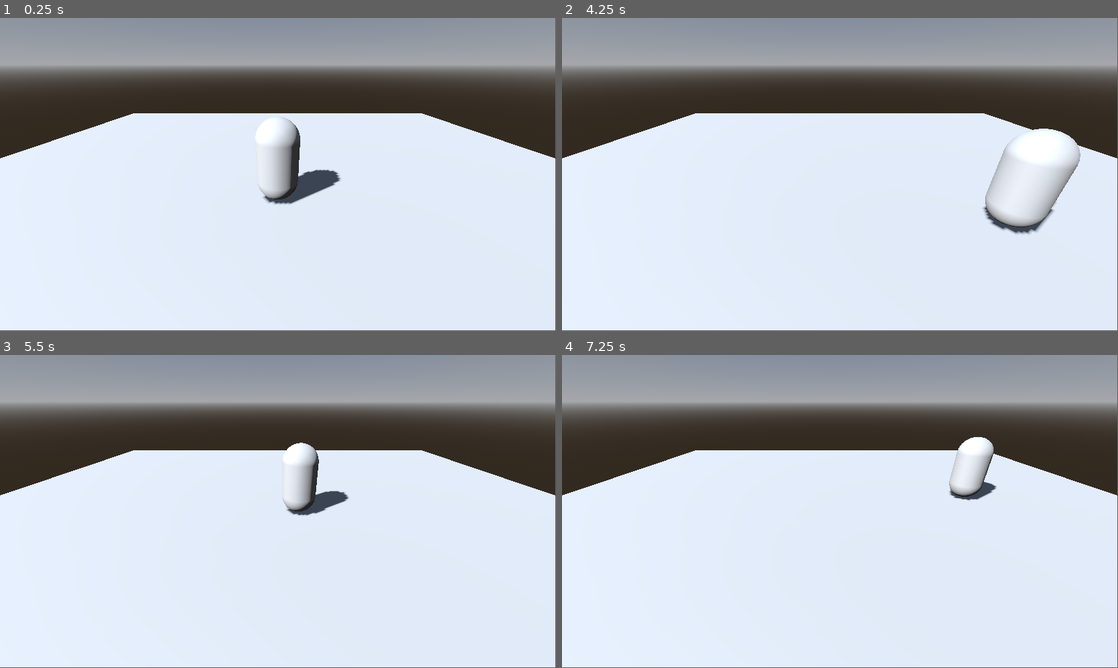
Above: before the commit, frames 1-4 (two rows, left to right).
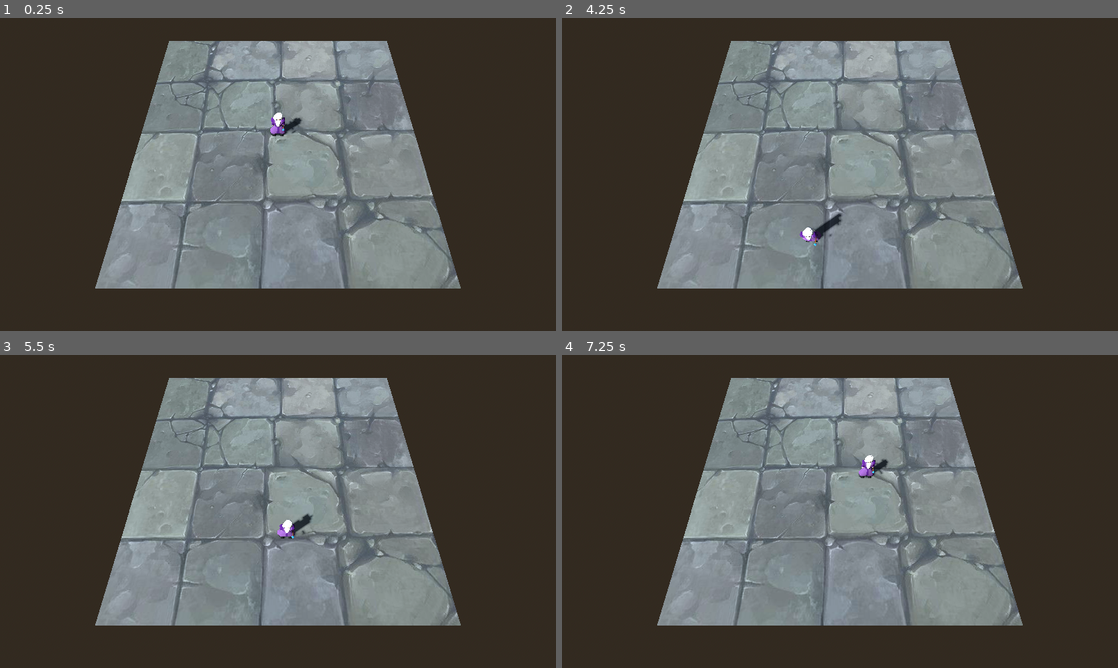
Above: after the commit, the same moments.

Repository: GuilhermeSilvestre/godot-dolera
Game: Godot game, scene res://level.tscn
The game is run twice, just before and just after one commit, with the same random seed, the same clock (stepped at 60 frames per second) and the same inputs.
Inputs (mouse positions are in pixels of both pictures, inside the frame that each line leads up to):
- Up to frame 1 (0.25 s): no input
- Up to frame 2 (4.25 s): tap Enter at 0.5 s; move the mouse to (962, 158) at 0.52 s; right-click (962, 158) at 0.6 s; move the mouse to (728, 190) at 1.27 s; right-click (728, 190) at 1.35 s; move the mouse to (895, 105) at 2.02 s; right-click (895, 105) at 2.1 s; move the mouse to (812, 237) at 2.77 s; right-click (812, 237) at 2.85 s; move the mouse to (1006, 221) at 3.52 s; right-click (1006, 221) at 3.6 s
- Up to frame 3 (5.5 s): move the mouse to (111, 464) at 4.27 s; right-click (111, 464) at 4.35 s; move the mouse to (305, 511) at 5.02 s; right-click (305, 511) at 5.1 s
- Up to frame 4 (7.25 s): move the mouse to (756, 433) at 5.77 s; right-click (756, 433) at 5.85 s; move the mouse to (962, 495) at 6.52 s; right-click (962, 495) at 6.6 s
The window is 799x449 before the commit and 800x450 after it. Grey fills any space a smaller window leaves; there, only what the larger window draws over its background counts as a difference.

The runs differ from the first frame. In frame 1, 88% of the frame differs, in the area x 0-100%, y 0-100%; in frame 2, 89%; in frame 3, 88%; in frame 4, 89%.

Commit message:
Add warlock and floor skins

Diff:
--- a/level.tscn
+++ b/level.tscn
@@ -1,7 +1,9 @@
-[gd_scene load_steps=11 format=3 uid="uid://bxg0ji4jcia63"]
+[gd_scene load_steps=13 format=3 uid="uid://bxg0ji4jcia63"]
 
 [ext_resource type="Script" uid="uid://dbrkaqpw5847g" path="res://camera_3d.gd" id="1_u52ul"]
 [ext_resource type="Script" uid="uid://b7bjo05xakuo6" path="res://character_body_3d.gd" id="2_vonw3"]
+[ext_resource type="PackedScene" uid="uid://bnokrnkf6wqrg" path="res://warlock1.glb" id="3_oi3di"]
+[ext_resource type="PackedScene" uid="uid://c1bqiph38gfd1" path="res://arenafloor.glb" id="4_0b4ue"]
 
 [sub_resource type="ProceduralSkyMaterial" id="ProceduralSkyMaterial_5xgho"]
 
@@ -37,7 +39,7 @@
 shadow_enabled = true
 
 [node name="Camera3D" type="Camera3D" parent="." node_paths=PackedStringArray("character")]
-transform = Transform3D(1, 0, 0, 0, 0.88062626, 0.47381157, 0, -0.47381157, 0.88062626, 0, 2.9738054, 4.337372)
+transform = Transform3D(1, 0, 0, 0, 0.38044098, 0.9248052, 0, -0.9248052, 0.38044098, 0, 12.627072, 8.435937)
 script = ExtResource("1_u52ul")
 character = NodePath("../CharacterBody3D")
 
@@ -48,17 +50,25 @@
 script = ExtResource("2_vonw3")
 
 [node name="MeshInstance3D" type="MeshInstance3D" parent="CharacterBody3D"]
-mesh = SubResource("CapsuleMesh_5xgho")
+visible = false
+mesh = SubResource("CapsuleMesh_oi3di")
 
 [node name="CollisionShape3D" type="CollisionShape3D" parent="CharacterBody3D"]
 shape = SubResource("CapsuleShape3D_u52ul")
 
 [node name="NavigationAgent3D" type="NavigationAgent3D" parent="CharacterBody3D"]
 
+[node name="warlock1" parent="CharacterBody3D" instance=ExtResource("3_oi3di")]
+transform = Transform3D(0.2279222, 0, 0, 0, 0.2279222, 0, 0, 0, 0.2279222, 0.002216339, -0.41375613, -0.03330028)
+
 [node name="NavigationRegion3D" type="NavigationRegion3D" parent="."]
 navigation_mesh = SubResource("NavigationMesh_u52ul")
 
+[node name="arenafloor" parent="NavigationRegion3D" instance=ExtResource("4_0b4ue")]
+transform = Transform3D(1.9199038, 0, 0, 0, 1, 0, 0, 0, 1.9199038, 0, 0, 0)
+
 [node name="Floor" type="MeshInstance3D" parent="NavigationRegion3D"]
+visible = false
 mesh = SubResource("PlaneMesh_oi3di")
 skeleton = NodePath("../..")
 
--- a/project.godot
+++ b/project.godot
@@ -14,6 +14,12 @@
 run/main_scene="res://level.tscn"
 config/features=PackedStringArray("4.5", "Mobile")
 
+[display]
+
+window/size/viewport_width=1728
+window/size/viewport_height=972
+window/stretch/mode="viewport"
+
 [input]
 
 click_to_move={
Not shown, added: Blender Files/arenafloor.blend.import
Not shown, added: Blender Files/warlock.blend.import
Binary file added: arena.glb
Not shown, added: arena.glb.import
Binary file added: arena_rock.jpg
Not shown, added: arena_rock.jpg.import
Binary file added: arenafloor.glb
Not shown, added: arenafloor.glb.import
Not shown, added: arenafloor_rockfloor.jpg.import
Not shown: 1 places in level.tscn that only renumber resources
Binary file added: warlock1.glb
Not shown, added: warlock1.glb.import
(and 2 more such lines)
